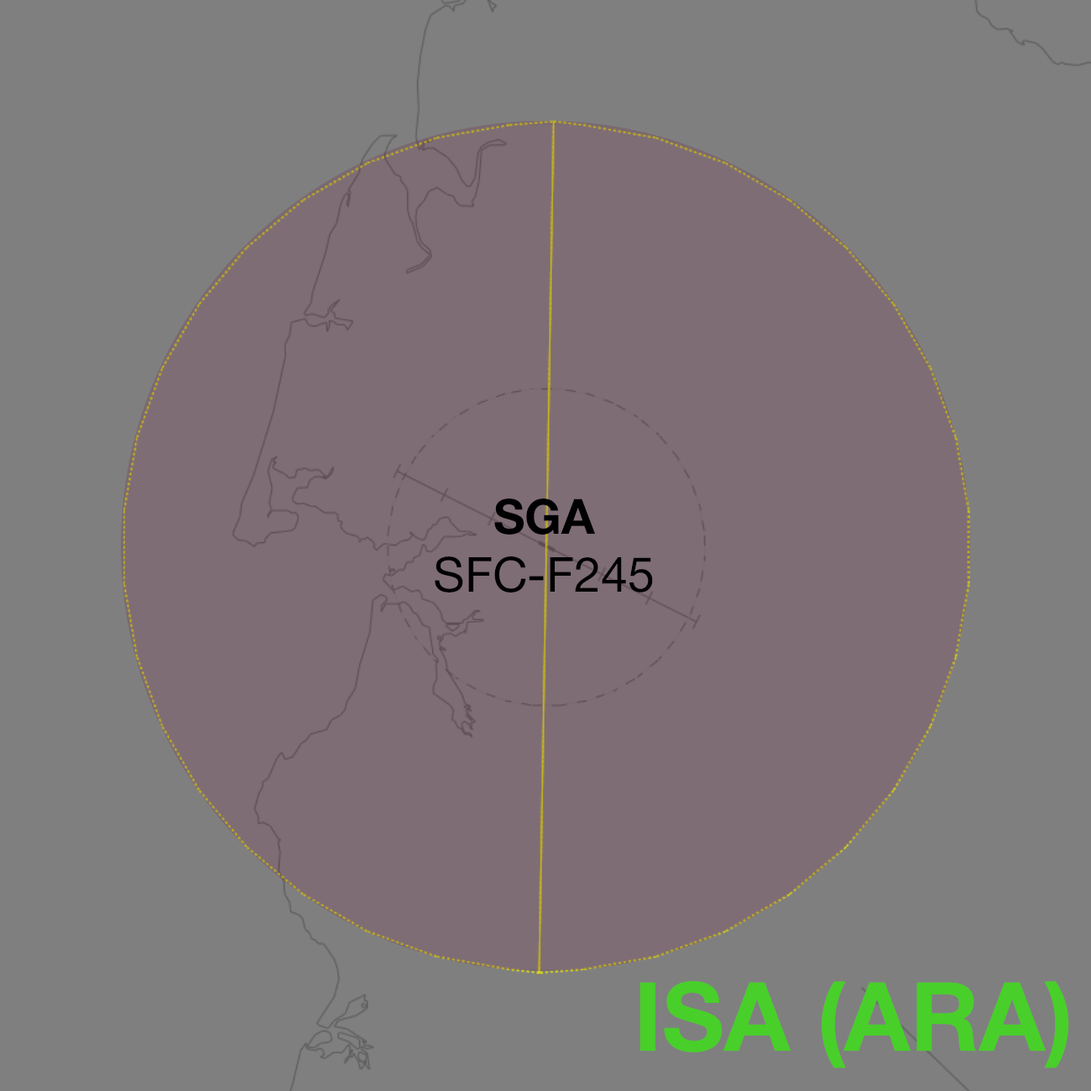
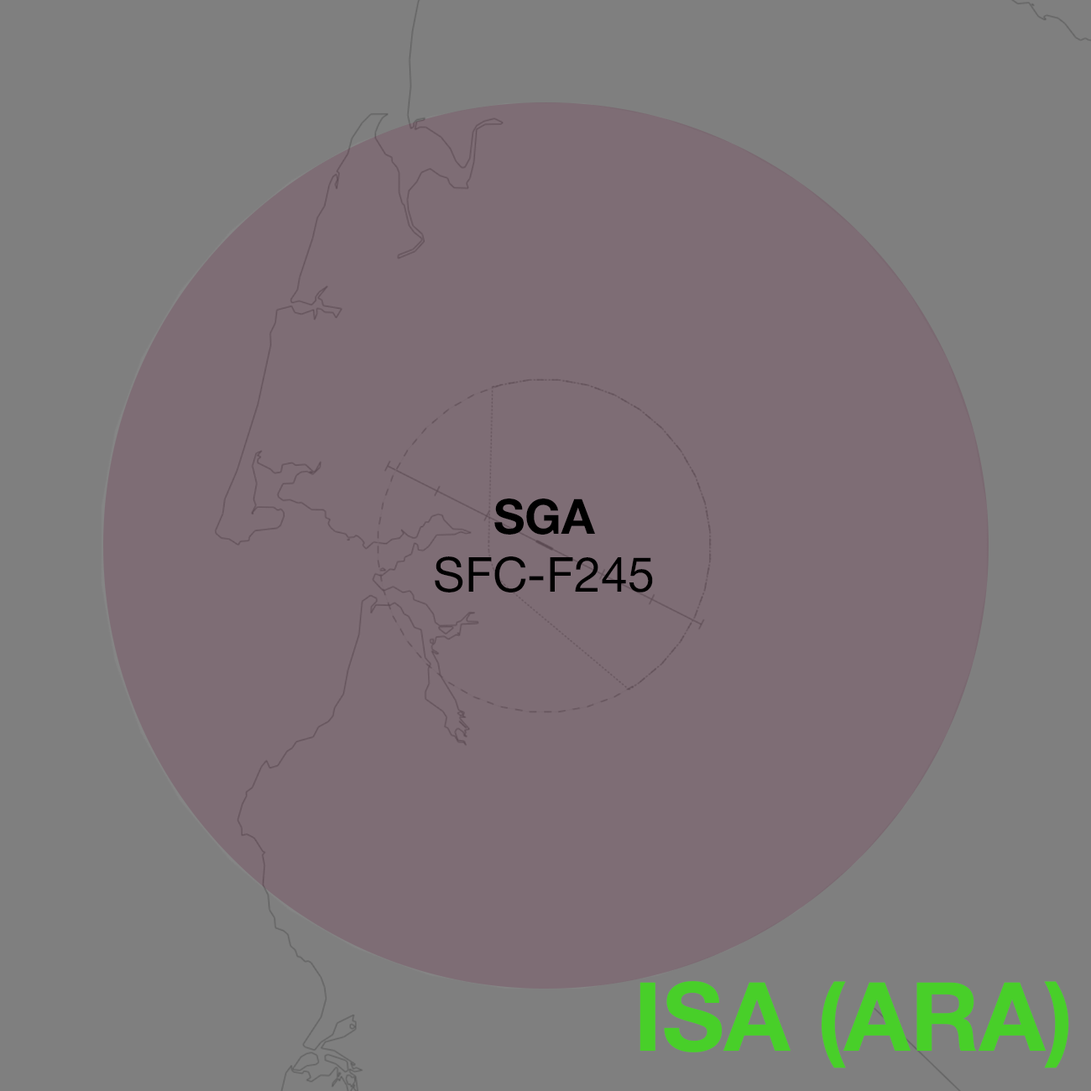
Layered file, before and after one edit (1091px x 1091px). Changes by layer:
painted on "Ellipse 1" over <box>103,102,990,990</box>
renamed "Layer 1" to "Layer 3", painted on it over <box>101,0,1091,1091</box>
